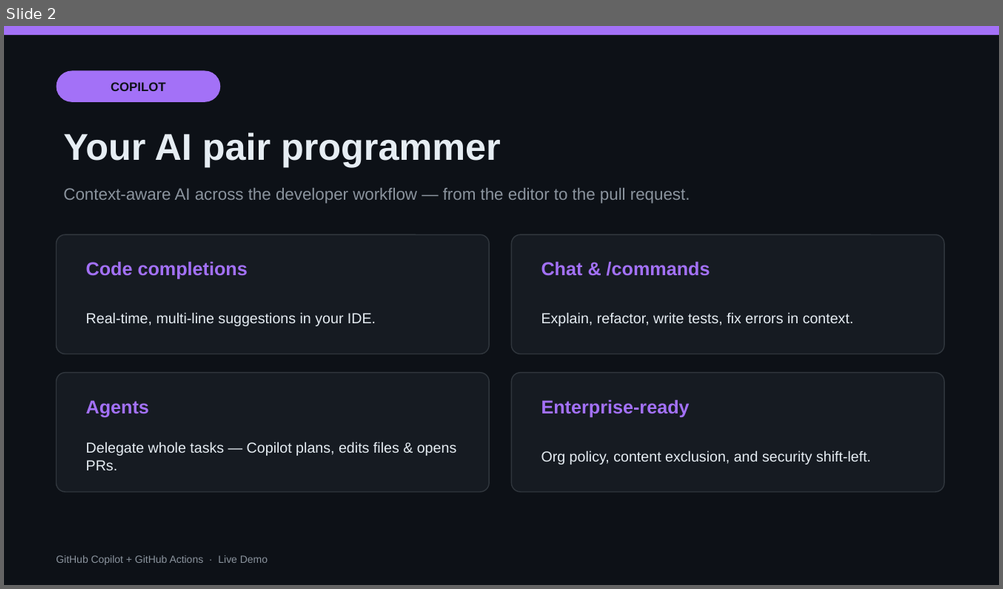
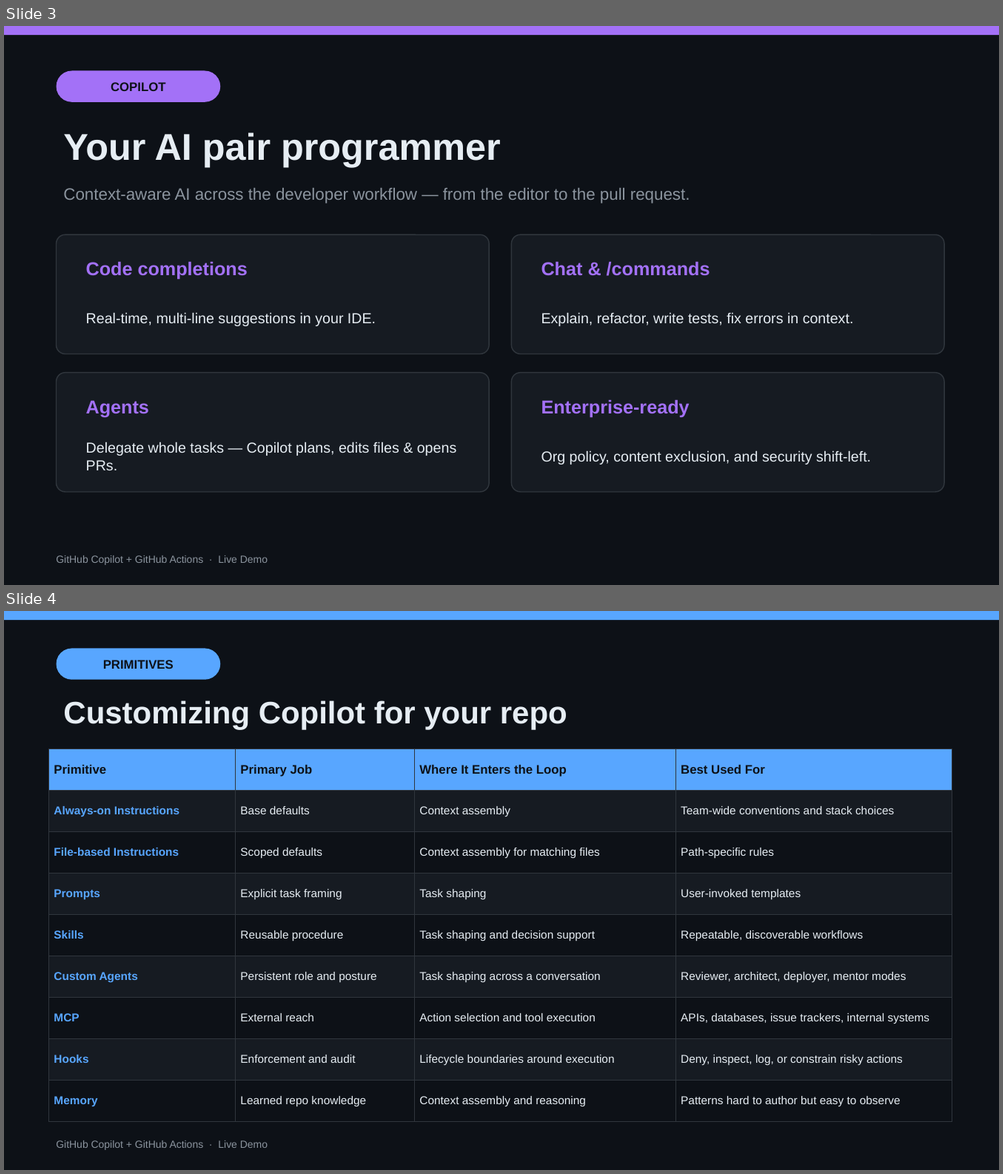
Before and after one commit to Roshawn21/TechWorkshop-L300-GitHub-Copilot-and-platform, a slide deck: presentation/copilot-actions-overview.pptx. Shown one above the other, each under a label of ours: slide 2 before the commit, slides 3 and 4 after it. The pictures are 1003x589 and 1003x1174 pixels, drawn with LibreOffice and Linux fonts; fonts in the diff are those of the drawing. Boxes give left, top, right and bottom in pixels: in the first picture for what was removed or moved away, otherwise in the second. Text is boxed around its words. In the diff, an @@ line names an element or a change of style, - is before the commit and + after.

```diff
--- a/presentation/copilot-actions-overview.pptx
+++ b/presentation/copilot-actions-overview.pptx
@@ slide 4 added at <box>4,611,999,1170</box>, background #0D1117 @@
@@ rectangle added at <box>4,611,999,620</box>, fill #58A6FF @@
@@ rounded rectangle added at <box>57,648,220,680</box>, fill #58A6FF, 12 pt, text #0D1117, bold @@
+PRIMITIVES
@@ text added at <box>63,701,567,730</box>, 30 pt, text #E6EDF3, bold @@
+Customizing Copilot for your repo
@@ table added at <box>48,749,951,1122</box>, 9 rows, 4 columns @@
+Primitive | Primary Job | Where It Enters the Loop | Best Used For
+Always-on Instructions | Base defaults | Context assembly | Team-wide conventions and stack choices
+File-based Instructions | Scoped defaults | Context assembly for matching files | Path-specific rules
+Prompts | Explicit task framing | Task shaping | User-invoked templates
+Skills | Reusable procedure | Task shaping and decision support | Repeatable, discoverable workflows
+Custom Agents | Persistent role and posture | Task shaping across a conversation | Reviewer, architect, deployer, mentor modes
+MCP | External reach | Action selection and tool execution | APIs, databases, issue trackers, internal systems
+Hooks | Enforcement and audit | Lifecycle boundaries around execution | Deny, inspect, log, or constrain risky actions
+Memory | Learned repo knowledge | Context assembly and reasoning | Patterns hard to author but easy to observe
@@ text added at <box>56,1141,267,1150</box>, 10 pt, text #8B949E @@
+GitHub Copilot + GitHub Actions · Live Demo
@@ what was slide 2 is now slide 3 @@
```
Also in this commit, not shown: 1 other slide added, 3 other files.
